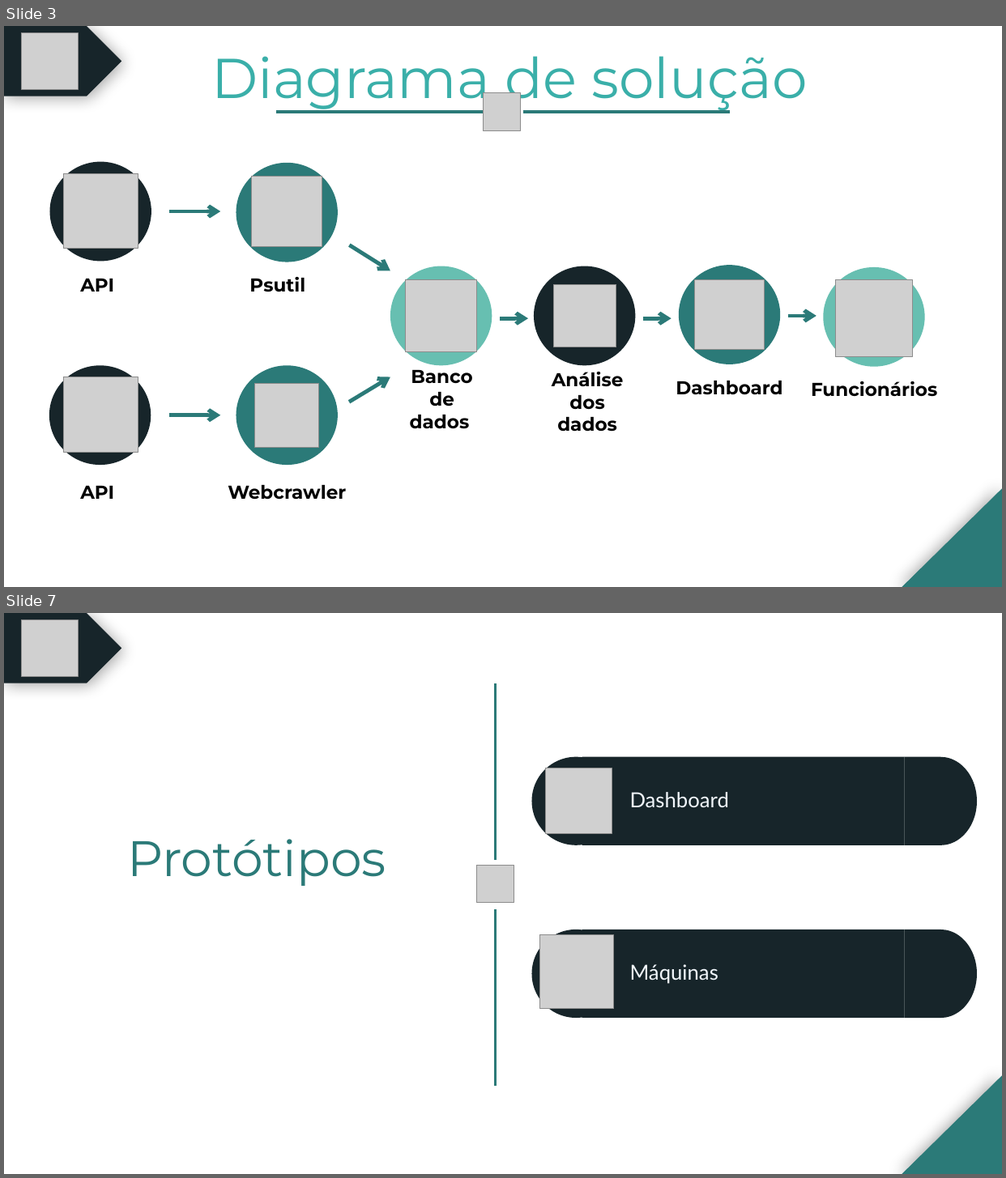
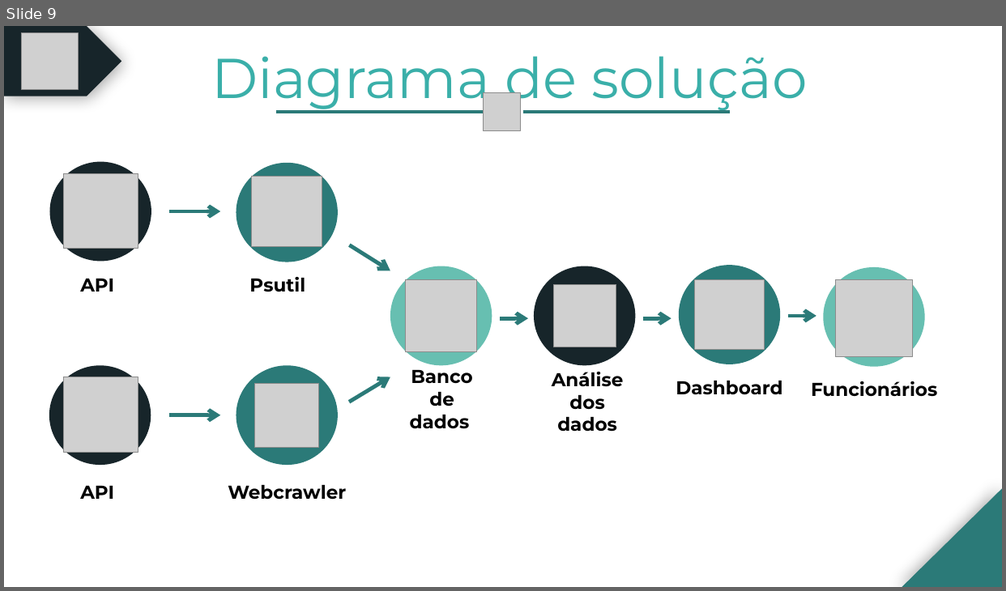
Before and after one commit to BandTec/grupo-10-ccoa-20201, a slide deck: MONITORAMENTO/Documentação/PPTs/Cold Stock Apresentação - Sprint 3.pptx. Shown one above the other, each under a label of ours: slides 3 and 7 before the commit, slide 9 after it; the slides between them are not shown. The pictures are 1006x1178 and 1006x591 pixels, drawn with LibreOffice and Linux fonts; fonts in the diff are those of the drawing; grey boxes stand for pictures. Boxes give left, top, right and bottom in pixels: in the first picture for what was removed or moved away, otherwise in the second. Text is boxed around its words. In the diff, an @@ line names an element or a change of style, - is before the commit and + after.

```diff
--- a/MONITORAMENTO/Documentação/PPTs/Cold Stock Apresentação - Sprint 3.pptx
+++ b/MONITORAMENTO/Documentação/PPTs/Cold Stock Apresentação - Sprint 3.pptx
@@ slide 7 removed at [4, 613, 1002, 1174], background #FFFFFF @@
@@ pentagon arrow removed at [4, 613, 121, 683] @@
@@ picture removed at [22, 619, 78, 676] @@
@@ line removed from (495, 860) to (495, 683) @@
@@ ellipse removed at [532, 756, 620, 845] @@
@@ rectangle removed at [582, 756, 905, 845] @@
@@ flow chart delay removed at [905, 756, 978, 845] @@
@@ picture removed at [546, 768, 612, 834] @@
@@ text removed at [630, 792, 729, 807] @@
-Dashboard
@@ text removed at [127, 839, 386, 886] @@
-Protótipos
@@ picture removed at [476, 865, 513, 903] @@
@@ line removed from (495, 1087) to (495, 909) @@
@@ ellipse removed at [532, 930, 620, 1018] @@
@@ picture removed at [540, 935, 613, 1008] @@
@@ rectangle removed at [582, 930, 905, 1018] @@
@@ flow chart delay removed at [905, 930, 978, 1018] @@
@@ text removed at [630, 965, 718, 984] @@
-Máquinas
@@ right triangle removed at [902, 1076, 1002, 1174] @@
@@ what was slide 3 is now slide 9 @@
```
Also in this commit, not shown: 8 slides changed, 11 slides added, 8 other slides removed, 1 other file.
